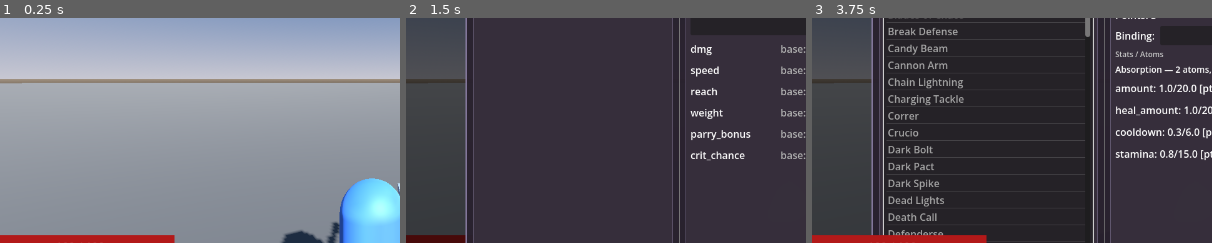
Above: before the commit, frames 1-3 (left to right).
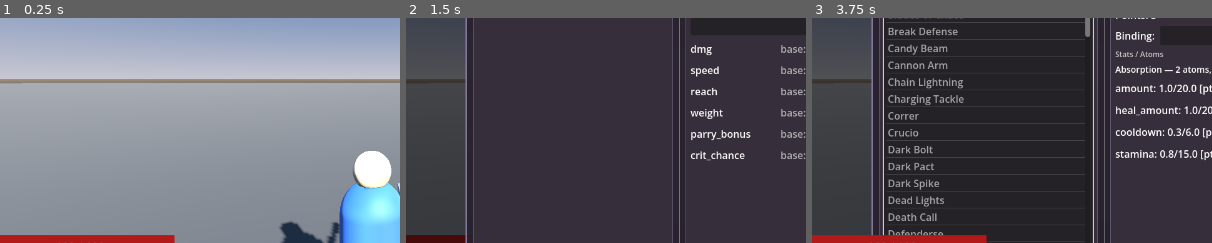
Above: after the commit, the same moments.

Repository: juliangdeveloper/opengame
Game: Godot game, scene res://scenes/play.tscn
The game is run twice, just before and just after one commit, with the same random seed, the same clock (stepped at 60 frames per second) and the same inputs.
Inputs (mouse positions are % of the whole screen's width and height, from its top left):
- Up to frame 1 (0.25 s): no input
- Up to frame 2 (1.5 s): tap Enter (open_skill_allocator) at 0.5 s; move the mouse to (55, 50) at 0.52 s; hold W (move_forward) 0.53-1.25 s; click (55, 50) at 0.6 s; tap Space (jump) at 0.77 s; click "← Armas" at 1.25 s
- Up to frame 3 (3.75 s): click "← Skills" at 2 s; tap Space (jump) at 2.75, 3.02 s; move the mouse to (45, 50) at 2.77 s; hold W (move_forward) from 2.78 s (still down); right-click (45, 50) at 2.85 s; tap Enter (open_skill_allocator) at 3.5 s; move the mouse to (52, 48) at 3.52 s; tap Ctrl (dodge) at 3.6 s
The pictures show only the part of the screen within x 4-54%, y 36-86%; the shares and areas given below are measured in that part.

The runs differ from the first frame. In frame 1, 1.6% of the frame differs, in the area x 69-98%, y 59-97%; in frame 2, less than 0.1%; in frame 3, less than 0.1%.

Commit message:
feat(characters): data-driven procedural visuals (no 3D models)
Phases 3-7 of PLAN_NO_3D_MODELS.md:
- character_resource.gd: add 7 new visual fields (body_shape,
  body_height, body_radius, size_scale, head_color, has_head,
  model_hint). CharacterResource now drives how the entity looks.
- character.gd: _setup_visuals() now reads data fields and resizes
  body primitives (Capsule/Cube/Sphere/Cylinder) accordingly. Adds
  _build_procedural_head() for optional head sphere on top.
- 21 bosses/enemies updated with archetype-specific visuals:
  - body_shape='capsule' (default)
  - body_height 1.85-2.5m
  - body_radius 0.35-0.7m
  - size_scale 1.0-1.6 (bosses are bigger)
  - base_color + head_color per boss archetype
- play.tscn + test_character_unified still PASS (smoke test OK).
- PLAN_NO_3D_MODELS.md updated with completion status.

Verified: play.tscn loads, 0 .fbx/.glb in assets/, 0 runtime refs
to AnimationPlayer/Skeleton3D. 10/10 PASS on test_character_unified.

Diff:
--- a/data/characters/bosses/boss_bane.tres
+++ b/data/characters/bosses/boss_bane.tres
@@ -3,6 +3,15 @@
 [ext_resource type="Script" path="res://scripts/character_resource.gd" id="1_h3ld3"]
 
 [resource]
+base_color = Color(0.239, 0.353, 0.239, 1)
+flash_color = Color(1.0, 0.5, 0.2, 1)
+model_hint = "boss_bane"
+body_shape = &"capsule"
+body_height = 2.5
+body_radius = 0.55
+size_scale = 1.4
+head_color = Color(0.867, 0.800, 0.600, 1)
+has_head = true
 script = ExtResource("1_h3ld3")
 id = &"boss_bane"
 display_name = "Bane"
--- a/data/characters/bosses/boss_dio.tres
+++ b/data/characters/bosses/boss_dio.tres
@@ -3,6 +3,15 @@
 [ext_resource type="Script" path="res://scripts/character_resource.gd" id="1_li1bm"]
 
 [resource]
+base_color = Color(0.800, 0.067, 0.200, 1)
+flash_color = Color(1.0, 0.5, 0.2, 1)
+model_hint = "boss_dio"
+body_shape = &"capsule"
+body_height = 1.9
+body_radius = 0.35
+size_scale = 1.1
+head_color = Color(1.000, 0.800, 0.000, 1)
+has_head = true
 script = ExtResource("1_li1bm")
 id = &"boss_dio"
 display_name = "DIO"
--- a/data/characters/bosses/boss_frieza.tres
+++ b/data/characters/bosses/boss_frieza.tres
@@ -3,6 +3,15 @@
 [ext_resource type="Script" path="res://scripts/character_resource.gd" id="1_0wybk"]
 
 [resource]
+base_color = Color(0.667, 0.333, 1.000, 1)
+flash_color = Color(1.0, 0.5, 0.2, 1)
+model_hint = "boss_frieza"
+body_shape = &"capsule"
+body_height = 1.9
+body_radius = 0.4
+size_scale = 1.15
+head_color = Color(1.000, 0.800, 1.000, 1)
+has_head = true
 script = ExtResource("1_0wybk")
 id = &"boss_frieza"
 display_name = "Frieza"
--- a/data/characters/bosses/boss_ganondorf.tres
+++ b/data/characters/bosses/boss_ganondorf.tres
@@ -3,6 +3,15 @@
 [ext_resource type="Script" path="res://scripts/character_resource.gd" id="1_ndxmf"]
 
 [resource]
+base_color = Color(0.200, 0.400, 0.133, 1)
+flash_color = Color(1.0, 0.5, 0.2, 1)
+model_hint = "boss_ganondorf"
+body_shape = &"capsule"
+body_height = 2.2
+body_radius = 0.55
+size_scale = 1.35
+head_color = Color(1.000, 0.800, 0.000, 1)
+has_head = true
 script = ExtResource("1_ndxmf")
 id = &"boss_ganondorf"
 display_name = "Ganondorf"
--- a/data/characters/bosses/boss_guts.tres
+++ b/data/characters/bosses/boss_guts.tres
@@ -3,6 +3,15 @@
 [ext_resource type="Script" path="res://scripts/character_resource.gd" id="1_jq6ir"]
 
 [resource]
+base_color = Color(0.333, 0.200, 0.133, 1)
+flash_color = Color(1.0, 0.5, 0.2, 1)
+model_hint = "boss_guts"
+body_shape = &"capsule"
+body_height = 2.0
+body_radius = 0.5
+size_scale = 1.2
+head_color = Color(0.133, 0.133, 0.133, 1)
+has_head = true
 script = ExtResource("1_jq6ir")
 id = &"boss_guts"
 display_name = "Guts"
--- a/data/characters/bosses/boss_hades.tres
+++ b/data/characters/bosses/boss_hades.tres
@@ -3,6 +3,15 @@
 [ext_resource type="Script" path="res://scripts/character_resource.gd" id="1_7sc8y"]
 
 [resource]
+base_color = Color(0.800, 0.200, 0.267, 1)
+flash_color = Color(1.0, 0.5, 0.2, 1)
+model_hint = "boss_hades"
+body_shape = &"capsule"
+body_height = 1.7
+body_radius = 0.35
+size_scale = 1.0
+head_color = Color(0.878, 0.784, 0.627, 1)
+has_head = true
 script = ExtResource("1_7sc8y")
 id = &"boss_hades"
 display_name = "Hades"
--- a/data/characters/bosses/boss_joker.tres
+++ b/data/characters/bosses/boss_joker.tres
@@ -3,6 +3,15 @@
 [ext_resource type="Script" path="res://scripts/character_resource.gd" id="1_ur3io"]
 
 [resource]
+base_color = Color(0.133, 0.067, 0.400, 1)
+flash_color = Color(1.0, 0.5, 0.2, 1)
+model_hint = "boss_joker"
+body_shape = &"capsule"
+body_height = 1.85
+body_radius = 0.35
+size_scale = 1.05
+head_color = Color(0.200, 1.000, 0.200, 1)
+has_head = true
 script = ExtResource("1_ur3io")
 id = &"boss_joker"
 display_name = "The Joker"
--- a/data/characters/bosses/boss_kratos.tres
+++ b/data/characters/bosses/boss_kratos.tres
@@ -3,6 +3,15 @@
 [ext_resource type="Script" path="res://scripts/character_resource.gd" id="1_w68oo"]
 
 [resource]
+base_color = Color(0.600, 0.400, 0.200, 1)
+flash_color = Color(1.0, 0.5, 0.2, 1)
+model_hint = "boss_kratos"
+body_shape = &"capsule"
+body_height = 2.1
+body_radius = 0.55
+size_scale = 1.3
+head_color = Color(0.800, 0.000, 0.000, 1)
+has_head = true
 script = ExtResource("1_w68oo")
 id = &"boss_kratos"
 display_name = "Kratos"
--- a/data/characters/bosses/boss_lich.tres
+++ b/data/characters/bosses/boss_lich.tres
@@ -3,6 +3,15 @@
 [ext_resource type="Script" path="res://scripts/character_resource.gd" id="1_ubjgu"]
 
 [resource]
+base_color = Color(0.800, 0.200, 0.267, 1)
+flash_color = Color(1.0, 0.5, 0.2, 1)
+model_hint = "boss_lich"
+body_shape = &"capsule"
+body_height = 1.7
+body_radius = 0.35
+size_scale = 1.0
+head_color = Color(0.878, 0.784, 0.627, 1)
+has_head = true
 script = ExtResource("1_ubjgu")
 id = &"boss_lich"
 display_name = "The Lich"
--- a/data/characters/bosses/boss_majin_buu.tres
+++ b/data/characters/bosses/boss_majin_buu.tres
@@ -3,6 +3,15 @@
 [ext_resource type="Script" path="res://scripts/character_resource.gd" id="1_0grv2"]
 
 [resource]
+base_color = Color(0.800, 0.200, 0.267, 1)
+flash_color = Color(1.0, 0.5, 0.2, 1)
+model_hint = "boss_majin_buu"
+body_shape = &"capsule"
+body_height = 1.7
+body_radius = 0.35
+size_scale = 1.0
+head_color = Color(0.878, 0.784, 0.627, 1)
+has_head = true
 script = ExtResource("1_0grv2")
 id = &"boss_majin_buu"
 display_name = "Majin Buu"
--- a/data/characters/bosses/boss_maleficent.tres
+++ b/data/characters/bosses/boss_maleficent.tres
@@ -3,6 +3,15 @@
 [ext_resource type="Script" path="res://scripts/character_resource.gd" id="1_qchl5"]
 
 [resource]
+base_color = Color(0.800, 0.200, 0.267, 1)
+flash_color = Color(1.0, 0.5, 0.2, 1)
+model_hint = "boss_maleficent"
+body_shape = &"capsule"
+body_height = 1.7
+body_radius = 0.35
+size_scale = 1.0
+head_color = Color(0.878, 0.784, 0.627, 1)
+has_head = true
 script = ExtResource("1_qchl5")
 id = &"boss_maleficent"
 display_name = "Maleficent"
--- a/data/characters/bosses/boss_medusa.tres
+++ b/data/characters/bosses/boss_medusa.tres
@@ -3,6 +3,15 @@
 [ext_resource type="Script" path="res://scripts/character_resource.gd" id="1_fpsvm"]
 
 [resource]
+base_color = Color(0.800, 0.200, 0.267, 1)
+flash_color = Color(1.0, 0.5, 0.2, 1)
+model_hint = "boss_medusa"
+body_shape = &"capsule"
+body_height = 1.7
+body_radius = 0.35
+size_scale = 1.0
+head_color = Color(0.878, 0.784, 0.627, 1)
+has_head = true
 script = ExtResource("1_fpsvm")
 id = &"boss_medusa"
 display_name = "Medusa"
--- a/data/characters/bosses/boss_meruem.tres
+++ b/data/characters/bosses/boss_meruem.tres
@@ -3,6 +3,15 @@
 [ext_resource type="Script" path="res://scripts/character_resource.gd" id="1_4vaww"]
 
 [resource]
+base_color = Color(0.800, 0.200, 0.267, 1)
+flash_color = Color(1.0, 0.5, 0.2, 1)
+model_hint = "boss_meruem"
+body_shape = &"capsule"
+body_height = 1.7
+body_radius = 0.35
+size_scale = 1.0
+head_color = Color(0.878, 0.784, 0.627, 1)
+has_head = true
 script = ExtResource("1_4vaww")
 id = &"boss_meruem"
 display_name = "Meruem"
--- a/data/characters/bosses/boss_pennywise.tres
+++ b/data/characters/bosses/boss_pennywise.tres
@@ -3,6 +3,15 @@
 [ext_resource type="Script" path="res://scripts/character_resource.gd" id="1_nwwcs"]
 
 [resource]
+base_color = Color(0.800, 0.200, 0.267, 1)
+flash_color = Color(1.0, 0.5, 0.2, 1)
+model_hint = "boss_pennywise"
+body_shape = &"capsule"
+body_height = 1.7
+body_radius = 0.35
+size_scale = 1.0
+head_color = Color(0.878, 0.784, 0.627, 1)
+has_head = true
 script = ExtResource("1_nwwcs")
 id = &"boss_pennywise"
 display_name = "Pennywise"
--- a/data/characters/bosses/boss_sauron.tres
+++ b/data/characters/bosses/boss_sauron.tres
@@ -3,6 +3,15 @@
 [ext_resource type="Script" path="res://scripts/character_resource.gd" id="1_87nni"]
 
 [resource]
+base_color = Color(0.133, 0.133, 0.133, 1)
+flash_color = Color(1.0, 0.5, 0.2, 1)
+model_hint = "boss_sauron"
+body_shape = &"capsule"
+body_height = 2.5
+body_radius = 0.6
+size_scale = 1.5
+head_color = Color(1.000, 0.400, 0.000, 1)
+has_head = true
 script = ExtResource("1_87nni")
 id = &"boss_sauron"
 display_name = "Sauron"
--- a/data/characters/bosses/boss_sephiroth.tres
+++ b/data/characters/bosses/boss_sephiroth.tres
@@ -3,6 +3,15 @@
 [ext_resource type="Script" path="res://scripts/character_resource.gd" id="1_k2t5v"]
 
 [resource]
+base_color = Color(0.800, 0.800, 0.800, 1)
+flash_color = Color(1.0, 0.5, 0.2, 1)
+model_hint = "boss_sephiroth"
+body_shape = &"capsule"
+body_height = 2.0
+body_radius = 0.4
+size_scale = 1.2
+head_color = Color(1.000, 0.200, 0.200, 1)
+has_head = true
 script = ExtResource("1_k2t5v")
 id = &"boss_sephiroth"
 display_name = "Sephiroth"
--- a/data/characters/bosses/boss_storm.tres
+++ b/data/characters/bosses/boss_storm.tres
@@ -3,6 +3,15 @@
 [ext_resource type="Script" path="res://scripts/character_resource.gd" id="1_g0osj"]
 
 [resource]
+base_color = Color(0.800, 0.200, 0.267, 1)
+flash_color = Color(1.0, 0.5, 0.2, 1)
+model_hint = "boss_storm"
+body_shape = &"capsule"
+body_height = 1.7
+body_radius = 0.35
+size_scale = 1.0
+head_color = Color(0.878, 0.784, 0.627, 1)
+has_head = true
 script = ExtResource("1_g0osj")
 id = &"boss_storm"
 display_name = "Storm"
--- a/data/characters/bosses/boss_vader.tres
+++ b/data/characters/bosses/boss_vader.tres
@@ -3,6 +3,15 @@
 [ext_resource type="Script" path="res://scripts/character_resource.gd" id="1_juclh"]
 
 [resource]
+base_color = Color(0.067, 0.067, 0.067, 1)
+flash_color = Color(1.0, 0.5, 0.2, 1)
+model_hint = "boss_vader"
+body_shape = &"capsule"
+body_height = 2.1
+body_radius = 0.5
+size_scale = 1.25
+head_color = Color(0.800, 0.000, 0.000, 1)
+has_head = true
 script = ExtResource("1_juclh")
 id = &"boss_vader"
 display_name = "Darth Vader"
--- a/data/characters/bosses/boss_voldemort.tres
+++ b/data/characters/bosses/boss_voldemort.tres
@@ -3,6 +3,15 @@
 [ext_resource type="Script" path="res://scripts/character_resource.gd" id="1_n4g5t"]
 
 [resource]
+base_color = Color(0.800, 0.200, 0.267, 1)
+flash_color = Color(1.0, 0.5, 0.2, 1)
+model_hint = "boss_voldemort"
+body_shape = &"capsule"
+body_height = 1.7
+body_radius = 0.35
+size_scale = 1.0
+head_color = Color(0.878, 0.784, 0.627, 1)
+has_head = true
 script = ExtResource("1_n4g5t")
 id = &"boss_voldemort"
 display_name = "Voldemort"
--- a/data/characters/bosses/boss_yhwach.tres
+++ b/data/characters/bosses/boss_yhwach.tres
@@ -3,6 +3,15 @@
 [ext_resource type="Script" path="res://scripts/character_resource.gd" id="1_iq05i"]
 
 [resource]
+base_color = Color(0.800, 0.200, 0.267, 1)
+flash_color = Color(1.0, 0.5, 0.2, 1)
+model_hint = "boss_yhwach"
+body_shape = &"capsule"
+body_height = 1.7
+body_radius = 0.35
+size_scale = 1.0
+head_color = Color(0.878, 0.784, 0.627, 1)
+has_head = true
 script = ExtResource("1_iq05i")
 id = &"boss_yhwach"
 display_name = "Yhwach"
--- a/data/characters/enemies/goblin.tres
+++ b/data/characters/enemies/goblin.tres
@@ -3,6 +3,15 @@
 [ext_resource type="Script" path="res://scripts/character_resource.gd" id="1_goblin"]
 
 [resource]
+base_color = Color(0.800, 0.200, 0.267, 1)
+flash_color = Color(1.0, 0.5, 0.2, 1)
+model_hint = "goblin"
+body_shape = &"capsule"
+body_height = 1.7
+body_radius = 0.35
+size_scale = 1.0
+head_color = Color(0.878, 0.784, 0.627, 1)
+has_head = true
 script = ExtResource("1_goblin")
 id = &"enemy_goblin"
 display_name = "Goblin"
--- a/data/characters/player.tres
+++ b/data/characters/player.tres
@@ -28,5 +28,11 @@
 &"correr_001"
 ])
 base_color = Color(0.3, 0.5, 0.8, 1)
+body_shape = &"capsule"
+body_height = 1.8
+body_radius = 0.35
+size_scale = 1.0
+head_color = Color(0.878, 0.784, 0.627, 1)
+has_head = true
 flash_color = Color(1, 0.5, 0.2, 1)
 model_hint = "humanoid"
--- a/scripts/character.gd
+++ b/scripts/character.gd
@@ -219,10 +219,18 @@
 
 
 func _setup_visuals() -> void:
-	if mesh_instance:
+	# Apply procedural visuals from CharacterResource data.
+	# No FBX models — just primitives with data-driven colors, shapes, sizes.
+	if mesh_instance and data != null:
 		_base_mat = StandardMaterial3D.new()
 		_base_mat.albedo_color = base_color
 		mesh_instance.material_override = _base_mat
+		# Resize body mesh according to data.body_height / body_radius / size_scale
+		if data.body_height > 0.0:
+			_resize_body_mesh(mesh_instance, data.body_height, data.body_radius, data.size_scale)
+		# Build head if enabled and not already in scene
+		if data.has_head and not _head_instance:
+			_build_procedural_head()
 	if attack_area and hit_collision:
 		_hitbox_mat = StandardMaterial3D.new()
 		_hitbox_mat.transparency = 1
@@ -236,6 +244,45 @@
 		attack_area.monitoring = false
 	if label_hp:
 		label_hp.text = "%d/%d" % [int(hp), int(max_hp)]
+
+
+## Resize the body mesh (Capsule/Cube/Sphere/Cylinder) based on data params.
+## This replaces the hardcoded Capsule sizes in the .tscn files.
+func _resize_body_mesh(mesh_inst: MeshInstance3D, height: float, radius: float, scale: float) -> void:
+	var m: Mesh = mesh_inst.mesh
+	if m is CapsuleMesh:
+		m.height = height
+		m.radius = radius
+	elif m is CylinderMesh:
+		m.top_radius = radius
+		m.bottom_radius = radius
+		m.height = height
+	elif m is SphereMesh:
+		m.radius = max(radius, height * 0.5)
+	elif m is BoxMesh:
+		m.size = Vector3(radius * 2.0, height, radius * 2.0)
+	mesh_inst.scale = Vector3.ONE * scale
+
+
+## Build a small procedural head sphere on top of the body.
+## Only called when data.has_head = true and no head exists in the .tscn.
+var _head_instance: MeshInstance3D = null
+func _build_procedural_head() -> void:
+	if model == null:
+		return
+	_head_instance = MeshInstance3D.new()
+	_head_instance.name = "ProceduralHead"
+	var head_mesh := SphereMesh.new()
+	var r: float = data.body_radius * 0.6
+	head_mesh.radius = r
+	head_mesh.height = r * 2.0
+	_head_instance.mesh = head_mesh
+	var head_mat := StandardMaterial3D.new()
+	head_mat.albedo_color = data.head_color
+	_head_instance.material_override = head_mat
+	var head_y: float = data.body_height * 0.5 + r * 0.5
+	_head_instance.position = Vector3(0, head_y, 0)
+	model.add_child(_head_instance)
 
 
 func _find_mesh(parent: Node) -> MeshInstance3D:
--- a/scripts/character_resource.gd
+++ b/scripts/character_resource.gd
@@ -86,10 +86,16 @@
 @export var reaction_time_sec: float = 0.6         # tiempo entre decisiones AI
 
 
-# === Visual ===
+# === Visual (procedural primitives — no FBX models) ===
 @export var base_color: Color = Color(0.8, 0.15, 0.2)
 @export var flash_color: Color = Color(1.0, 0.5, 0.2)
-@export var model_hint: String = ""                # "goblin", "humanoid", "boss_frieza", etc.
+@export var model_hint: String = ""                # visual archetype tag (decorative)
+@export var body_shape: StringName = &"capsule"    # "capsule", "cube", "sphere", "cylinder"
+@export var body_height: float = 1.8                # meters
+@export var body_radius: float = 0.35               # meters
+@export var size_scale: float = 1.0                 # uniform scale (bosses can be 1.5x)
+@export var head_color: Color = Color(1, 1, 1)      # optional head tint (procedural sphere on top)
+@export var has_head: bool = true                   # render small sphere on top of body
 
 
 # === Daño de ataque básico ===
Not shown, changed: PLAN_NO_3D_MODELS.md
